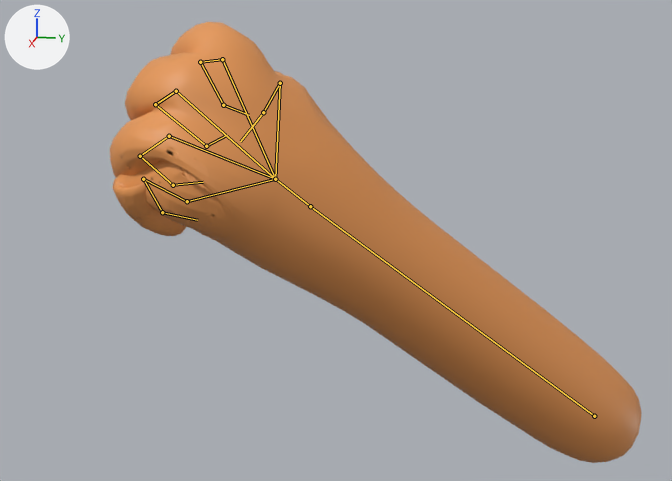
The glTF model assets/tom/main_faustanimation_mirror_final.glb as it was, and as the next commit left it.
Rendered twice from a 50 mm camera at (46.1, 2.0, 24.3) aimed at (5.2, -6.2, 14.1). Arrows for +X, +Y and +Z are at upper left; the lights stay in place. Both versions are drawn at frame 80 of the action 'faust'; the numbers are the values there. The bones that bend it are drawn over the model as lines.
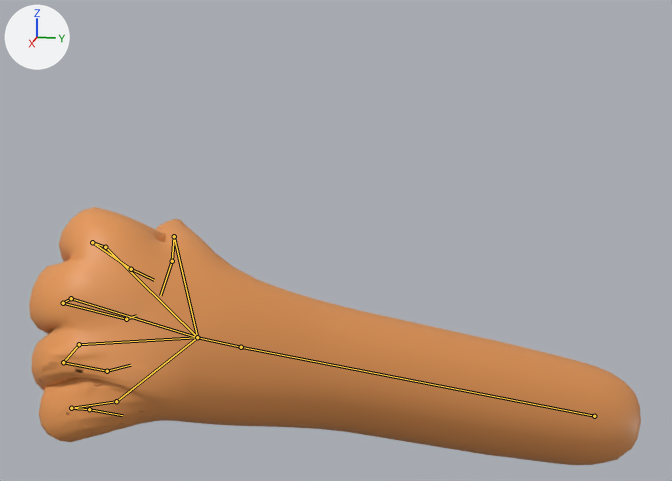
Location of each change, (x1, y1, x2, y2) in pixels of the pictures (672 x 481 px):
'Cube', posed (15% wider, 41% shorter): before (110, 22, 641, 463); after (29, 207, 641, 465)
bone 'Bone', root to tip: before (594, 416) to (310, 206); after (594, 416) to (241, 347)
bone 'Bone.018', root to tip: before (187, 201) to (143, 179); after (116, 401) to (71, 408)
bone 'Bone.019', root to tip: before (143, 179) to (162, 212); after (71, 408) to (89, 409)
bone 'Bone.020', root to tip: before (162, 212) to (197, 220); after (89, 409) to (122, 415)

The change in detail:
Bone 'Bone' (bone_bone) turns from (21, 34, -119) to (23, 27, -99) degrees about its own x, y and z.
Bone 'Bone.018' (bone_bone_018) turns from (-49, -16, -26) to (-55, 18, -36) degrees about its own x, y and z.
Bone 'Bone.019' (bone_bone_019) turns from (-118, -18, -89) to (-72, -12, -31) degrees about its own x, y and z.
Bone 'Bone.020' (bone_bone_020) turns from (33, -34, -74) to (-86, -35, 78) degrees about its own x, y and z.
